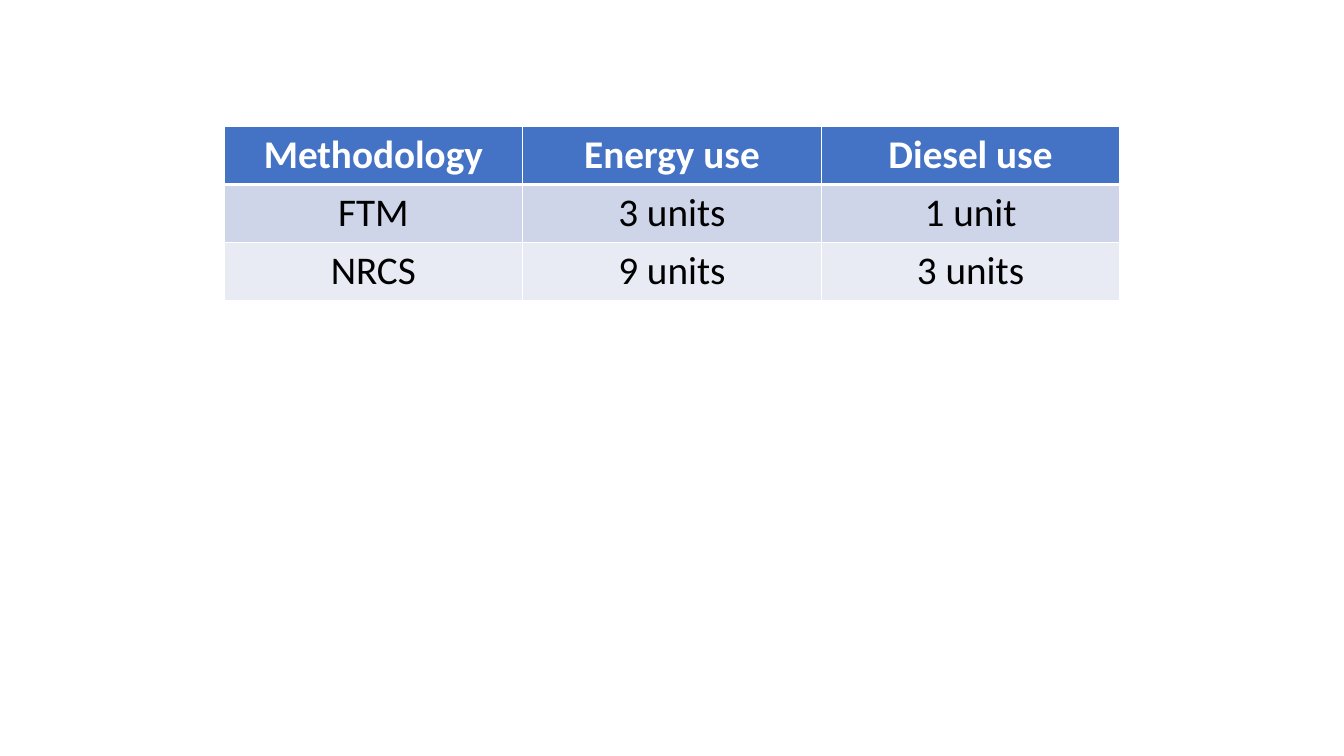
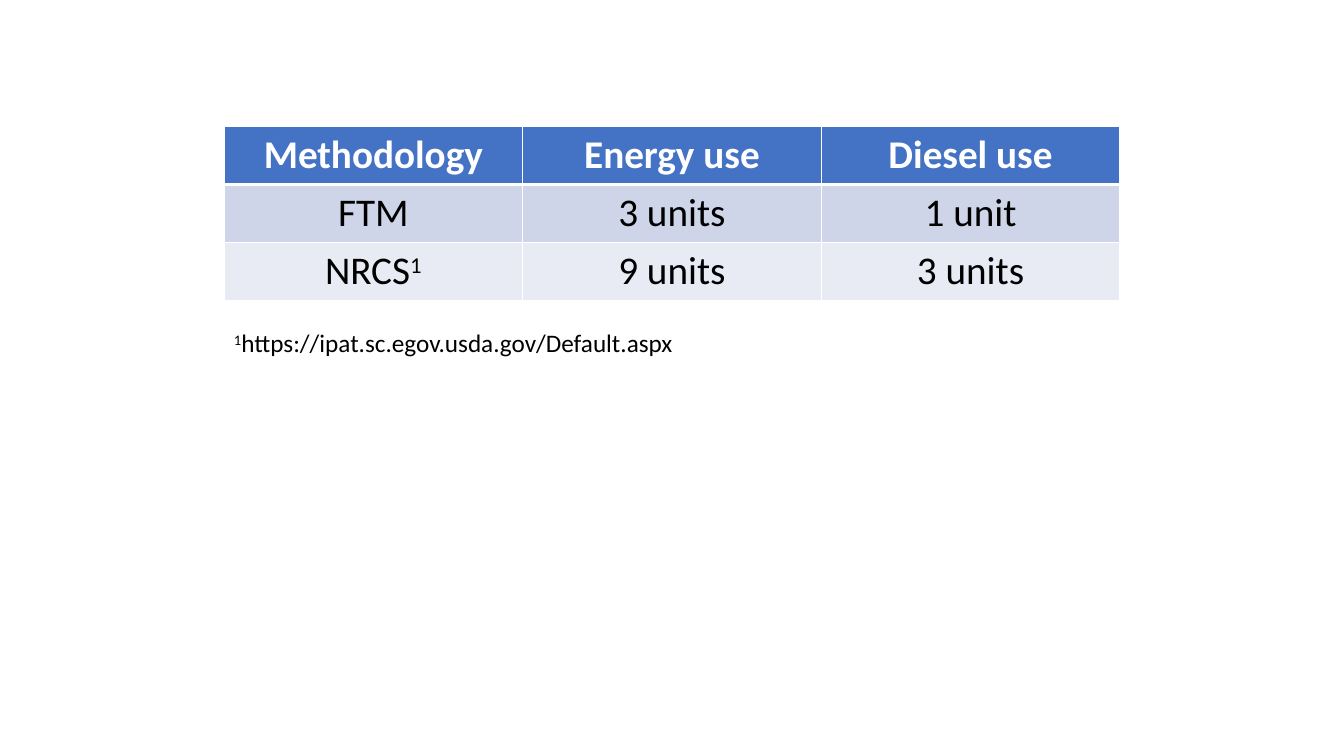
Before and after one commit to vanichols/alfalfa, a slide deck: slide 11 of docs/energy-source-visual.pptx (slide 9 before the commit). Drawn at 1344x756 pixels with LibreOffice and Linux fonts; fonts in the diff are those of the drawing. Boxes give left, top, right and bottom in pixels: in the first picture for what was removed or moved away, otherwise in the second. Text is boxed around its words. In the diff, an @@ line names an element or a change of style, - is before the commit and + after.

```diff
--- a/docs/energy-source-visual.pptx
+++ b/docs/energy-source-visual.pptx
@@ table at [224,126,1119,349] @@
-row 3, column 1: NRCS
+row 3, column 1: NRCS1
@@ text added at [241,334,672,357], 18 pt, text #000000 @@
+1https://ipat.sc.egov.usda.gov/Default.aspx
```
Also in this commit, not shown: 2 other slides changed, 3 slides added, 24 other files.
